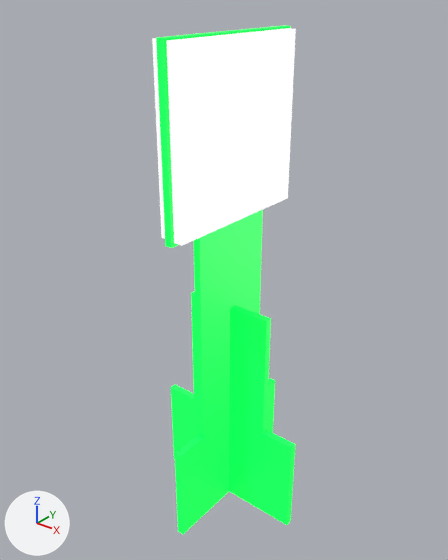
What one commit did to the COLLADA model models/pista_s/creepers/creeper_23/materials/textures/creeper.dae.
Both versions are drawn from a 50 mm camera at (0.1275, -0.1626, 0.2488) aimed at (-0.0036, 0.0012, 0.1472). The lights are fixed; the arrows at lower left show +X, +Y and +Z. Where no turn or scale is listed for an object, it has been applied to the vertices.

The first picture shows 'Creeper_-_Montagem_v3', 'MarkerData', 'MarkerData_001'.
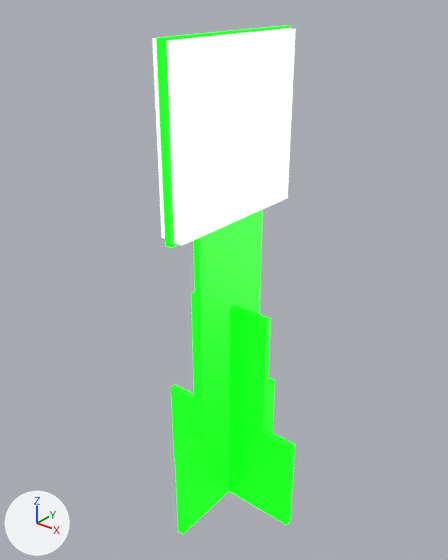
The change, as a diff of the scene's bpy script:
```diff
--- a/models/pista_s/creepers/creeper_23/materials/textures/creeper.dae.py
+++ b/models/pista_s/creepers/creeper_23/materials/textures/creeper.dae.py
@@ mat_steel___satin_001_001 @@
 mat_steel___satin_001_001 = principled_material('Steel_-_Satin_001_001')
-mat_steel___satin_001_001.base_color = (0.00304, 1.0, 0.0723)  # green #0aff4c
+mat_steel___satin_001_001.base_color = (0.00323, 1.0, 0.00626)  # green #0bff12
 mat_steel___satin_001_001.roughness = 0.44
-mat_steel___satin_001_001.emission_color = (0.00304, 1.0, 0.0723)  # green #0aff4c
+mat_steel___satin_001_001.emission_color = (0.00323, 1.0, 0.00626)  # green #0bff12
 mat_steel___satin_001_001.emission_strength = 1.0
```

Where the change shows, as pixel boxes [x1, y1, x2, y2] in the pictures (448 x 560 px):
'Creeper_-_Montagem_v3', recoloured: [156, 26, 295, 534] in both
